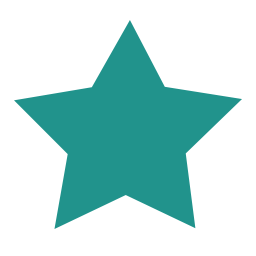
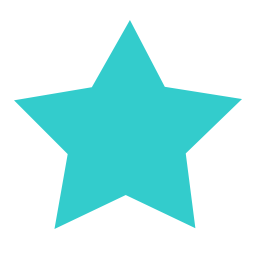
Layers edited between the first and the second 256×256 image:
painted on "多角形 3" over [14, 20, 242, 229]
